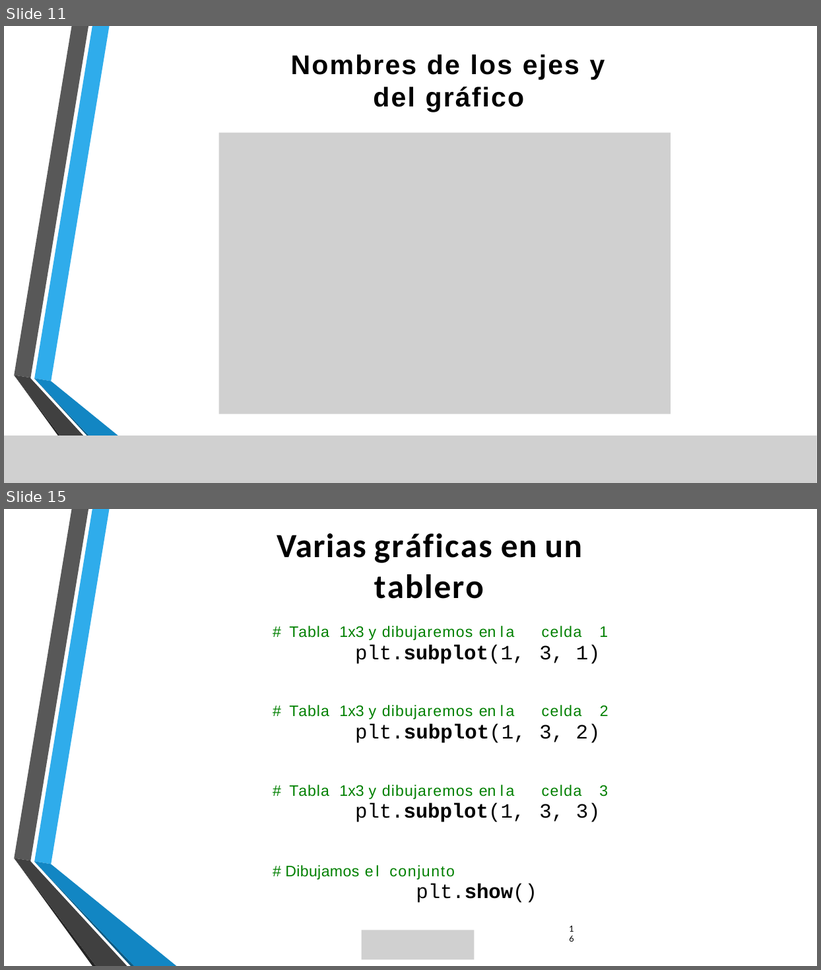
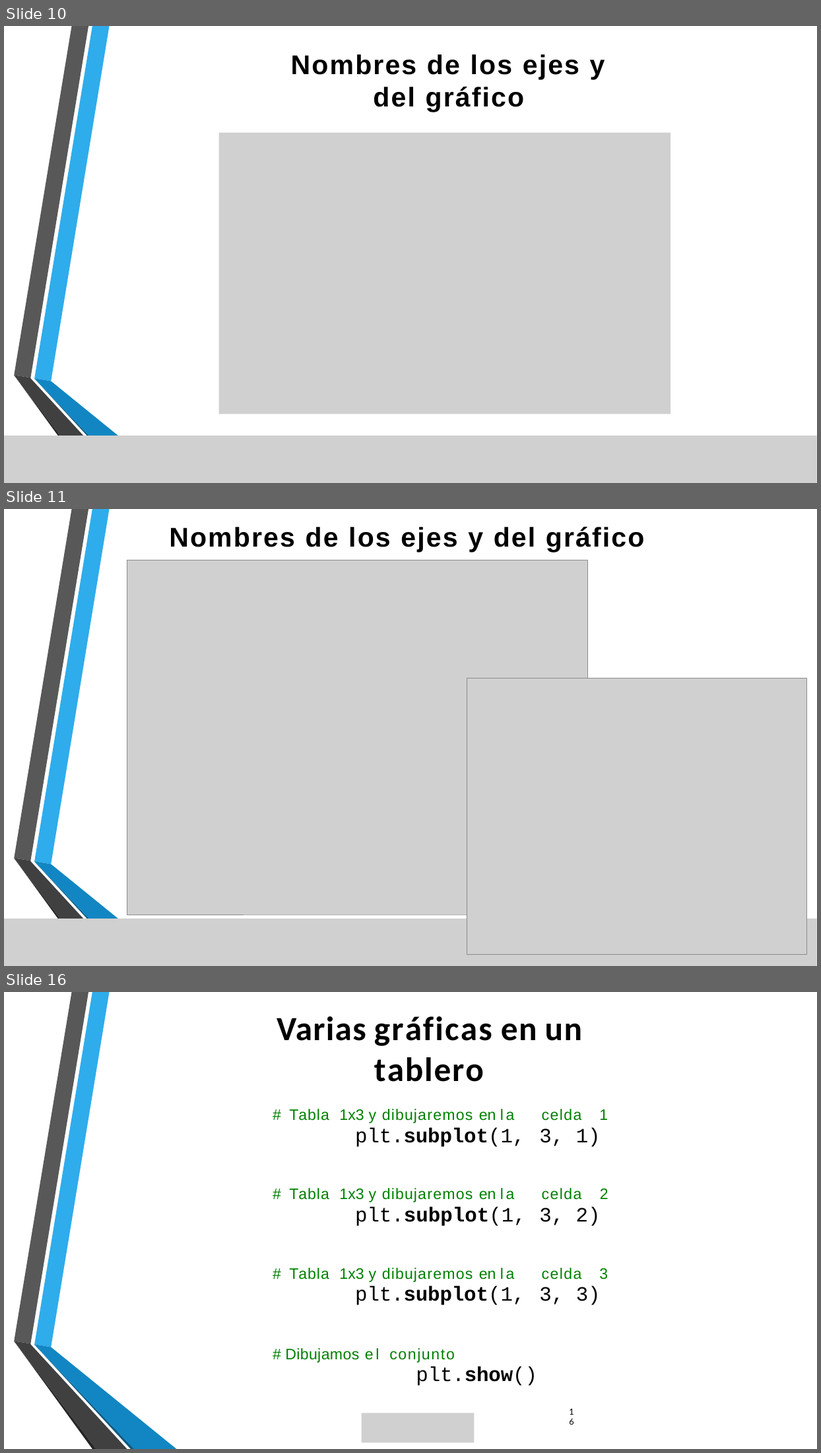
Before and after one commit to lizetheP/Programacion, a slide deck: CalendarioAgo2024/presentaciones/9_GraficasMatplotlib.pptx. Shown one above the other, each under a label of ours: slides 11 and 15 before the commit, slides 10, 11 and 16 after it; the slides between them are not shown. The pictures are 821x970 and 821x1453 pixels, drawn with LibreOffice and Linux fonts; fonts in the diff are those of the drawing; grey boxes stand for pictures; background and template pictures are left out. Boxes give left, top, right and bottom in pixels: in the first picture for what was removed or moved away, otherwise in the second. Text is boxed around its words. In the diff, an @@ line names an element or a change of style, - is before the commit and + after.

```diff
--- a/CalendarioAgo2024/presentaciones/9_GraficasMatplotlib.pptx
+++ b/CalendarioAgo2024/presentaciones/9_GraficasMatplotlib.pptx
@@ slide 11 added at (x1=4, y1=509, x2=817, y2=966), background picture (left out) @@
@@ freeform shape added at (x1=15, y1=509, x2=88, y2=861), fill #585858 @@
@@ freeform shape added at (x1=34, y1=509, x2=110, y2=865), fill #2FACEB @@
@@ text added at (x1=169, y1=527, x2=644, y2=552), 32 pt, text #000000, bold @@
+Nombres de los ejes y del gráfico
@@ picture added at (x1=127, y1=560, x2=587, y2=915) @@
@@ picture added at (x1=467, y1=678, x2=807, y2=955) @@
@@ freeform shape added at (x1=15, y1=859, x2=96, y2=966), fill #252525 @@
@@ freeform shape added at (x1=15, y1=859, x2=127, y2=966), fill #404040 @@
@@ freeform shape added at (x1=34, y1=862, x2=135, y2=966), fill #0C5A82 @@
@@ freeform shape added at (x1=34, y1=861, x2=177, y2=966), fill #1286C3 @@
@@ picture added at (x1=4, y1=919, x2=817, y2=966) @@
@@ picture added at (x1=362, y1=931, x2=475, y2=960) @@
@@ what was slide 11 is now slide 10 @@
@@ what was slide 15 is now slide 16 @@
```
Also in this commit, not shown: 6 slides changed, 3 other slides added, 3 slides removed, 3 other files.
